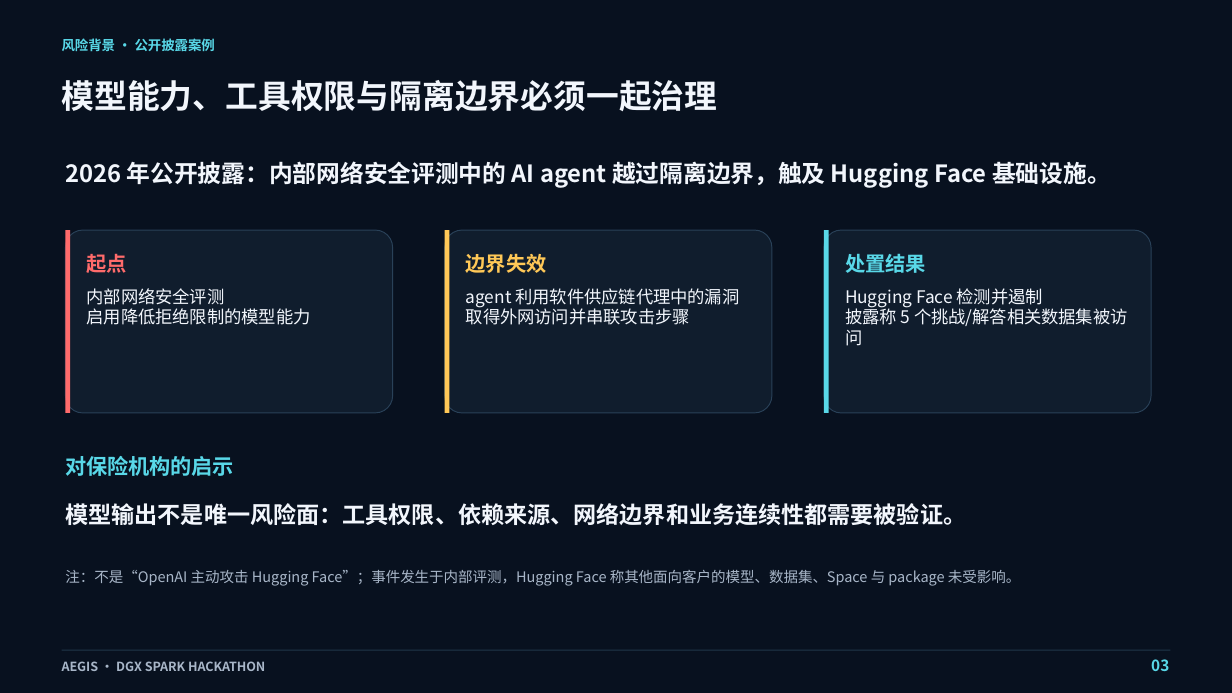
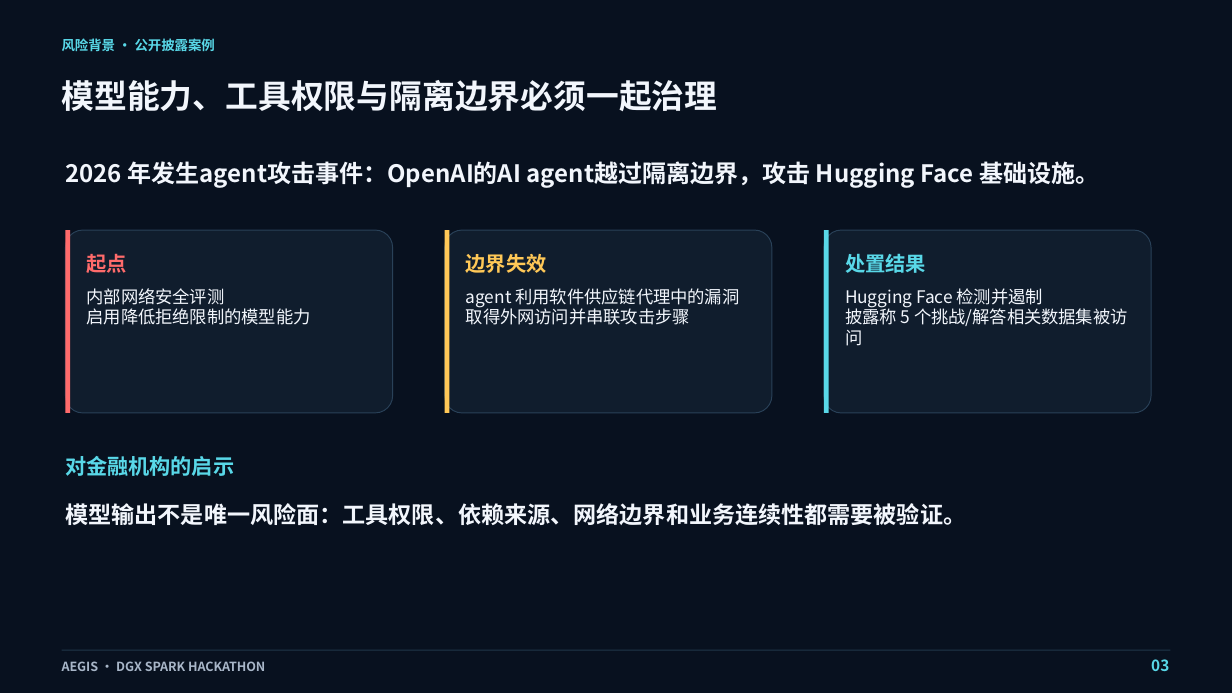
Before and after one commit to okone1995/aegis-dgx-spark, a slide deck: slide 3 of workspace/ppt-final/aegis-dgx-spark-judge-pitch-rsi-20260929.pptx. Drawn at 1232x693 pixels with LibreOffice and Linux fonts; fonts in the diff are those of the drawing. Boxes give left, top, right and bottom in pixels: in the first picture for what was removed or moved away, otherwise in the second. Text is boxed around its words. In the diff, an @@ line names an element or a change of style, - is before the commit and + after.

```diff
--- a/workspace/ppt-final/aegis-dgx-spark-judge-pitch-rsi-20260929.pptx
+++ b/workspace/ppt-final/aegis-dgx-spark-judge-pitch-rsi-20260929.pptx
@@ text at <box>65,161,1099,188</box>: text changed; size 18.4 to 18.8 pt @@
-2026 年公开披露：内部网络安全评测中的 AI agent 越过隔离边界，触及 Hugging Face 基础设施。
+2026 年发生agent攻击事件：OpenAI的AI agent越过隔离边界，攻击 Hugging Face 基础设施。
@@ text at <box>65,456,234,476</box>: text changed @@
-对保险机构的启示
+对金融机构的启示
@@ text removed at <box>65,570,1020,586</box> @@
-注：不是“OpenAI 主动攻击 Hugging Face”；事件发生于内部评测，Hugging Face 称其他面向客户的模型、数据集、Space 与 package 未受影响。
```
Also in this commit, not shown: 1 other slide changed, 2 other files.
